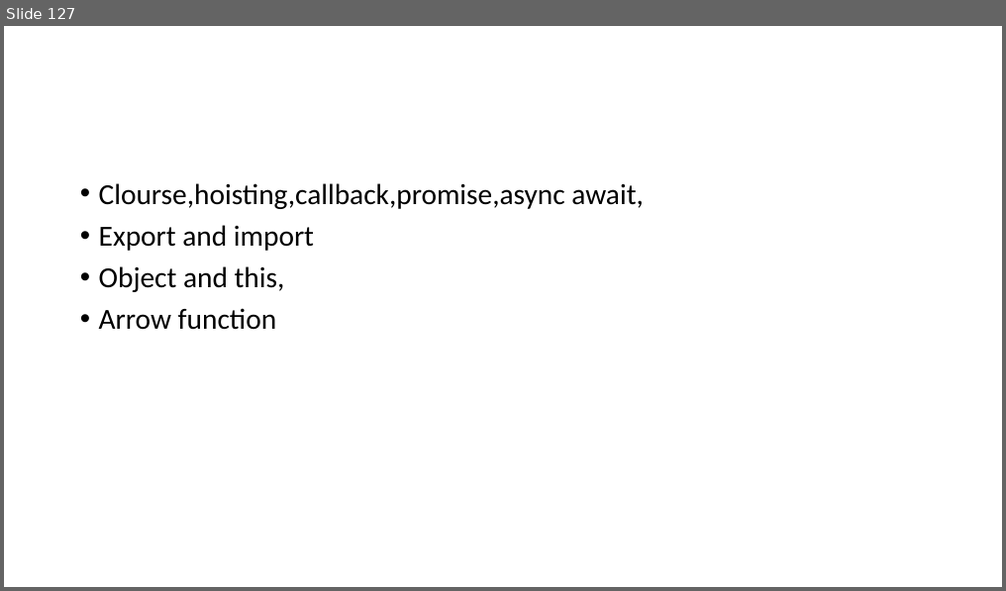
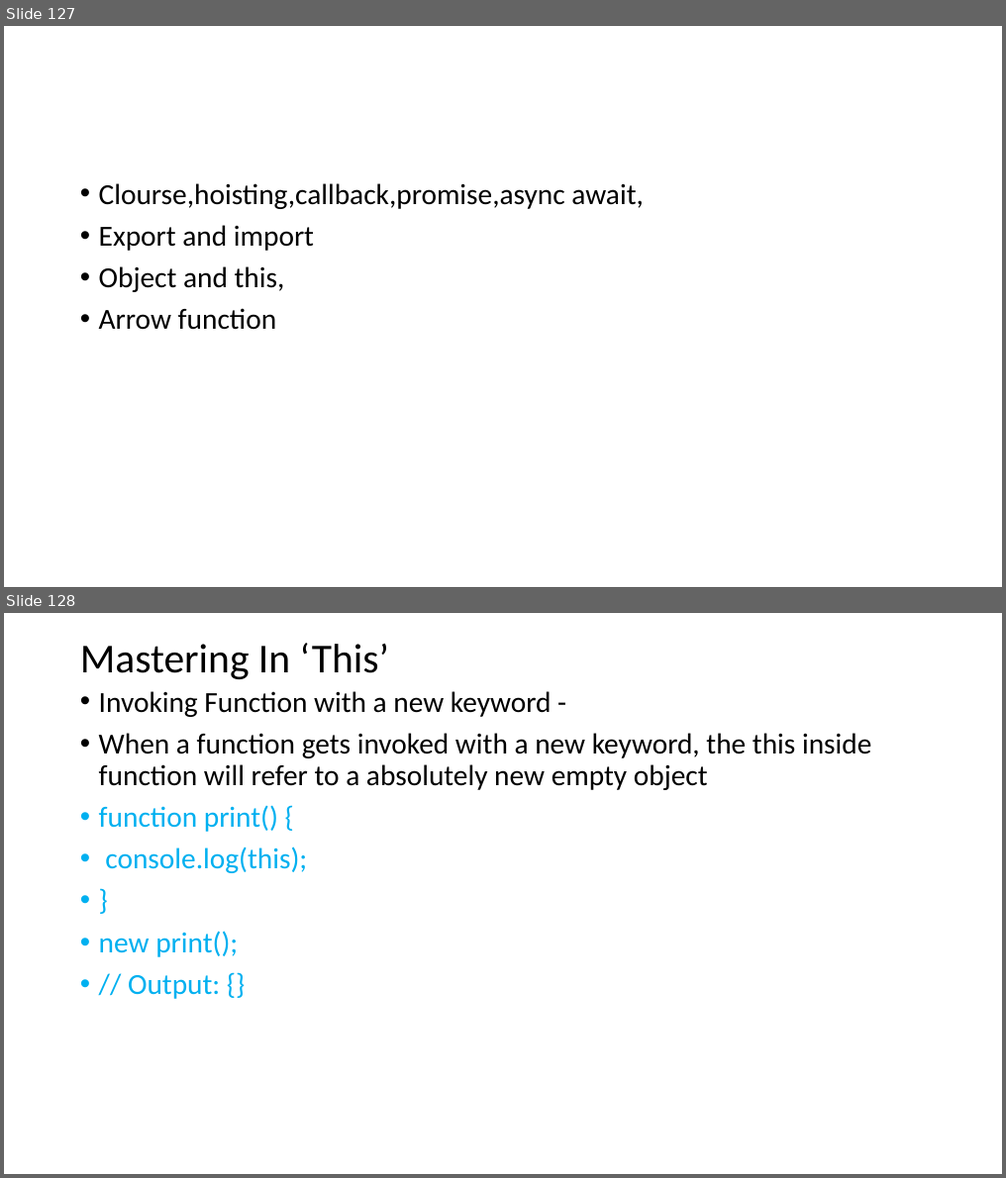
Before and after one commit to smishra1000/full_stack_react_node, a slide deck: frontend/notes.pptx. Shown one above the other, each under a label of ours: slide 127 before the commit, slides 127 and 128 after it. The pictures are 1006x591 and 1006x1178 pixels, drawn with LibreOffice and Linux fonts; fonts in the diff are those of the drawing. Boxes give left, top, right and bottom in pixels: in the first picture for what was removed or moved away, otherwise in the second. Text is boxed around its words. In the diff, an @@ line names an element or a change of style, - is before the commit and + after.

```diff
--- a/frontend/notes.pptx
+++ b/frontend/notes.pptx
@@ slide 128 added at (4, 613, 1002, 1174), background #FFFFFF @@
@@ title added at (80, 643, 389, 679), 39.6 pt, text #000000 @@
+Mastering In ‘This’
@@ text added at (99, 691, 871, 999), 28 pt, text #000000 @@
+• Invoking Function with a new keyword -
+• When a function gets invoked with a new keyword, the this inside function will refer to a absolutely new empty object
+• function print() {
+• console.log(this);
+• }
+• new print();
+• // Output: {}
```
Also in this commit, not shown: 2 other slides added, 21 other files.
